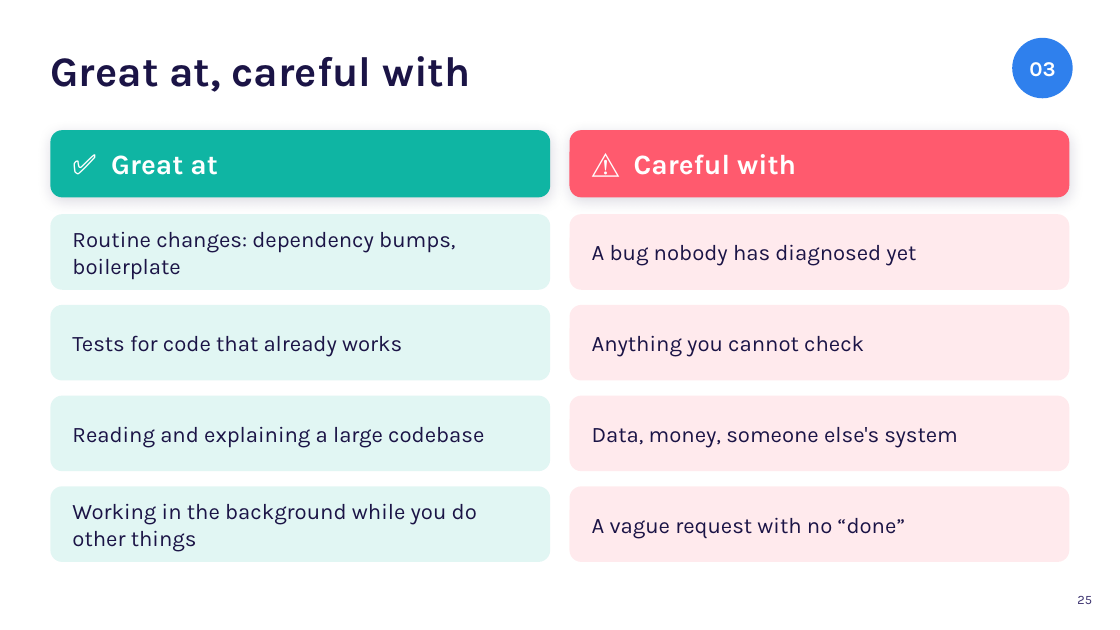
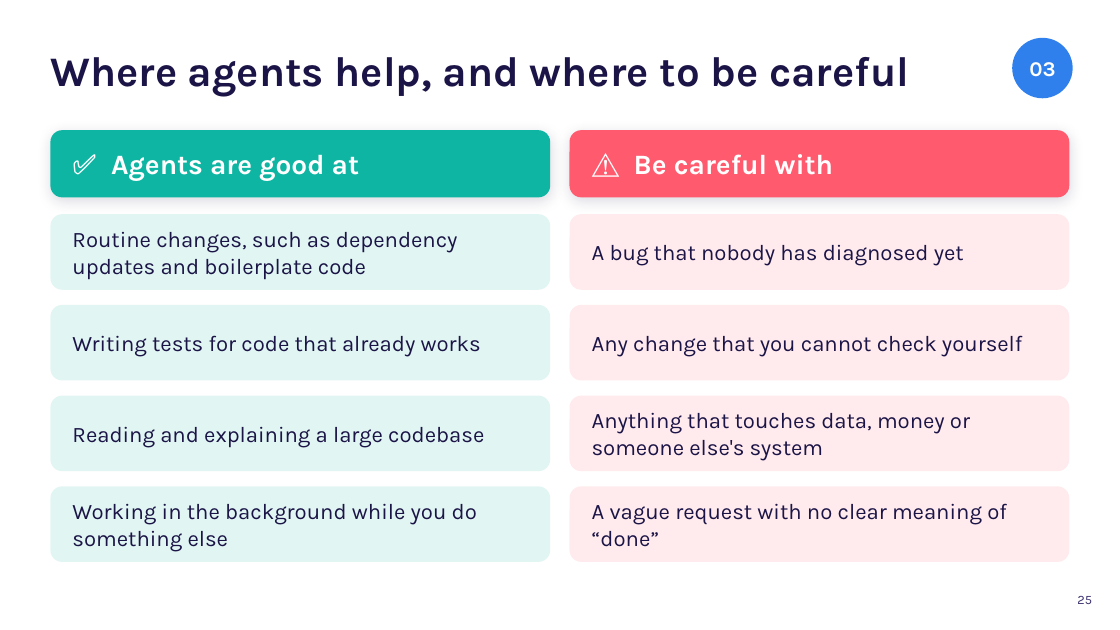
Before and after one commit to karoluciecha/ai-assisted-programming-module, a slide deck: slide 25 of lectures-and-labs/week06/agents-lecture.pptx. Drawn at 1120x630 pixels with LibreOffice and Linux fonts; fonts in the diff are those of the drawing. Boxes give left, top, right and bottom in pixels: in the first picture for what was removed or moved away, otherwise in the second. Text is boxed around its words. In the diff, an @@ line names an element or a change of style, - is before the commit and + after.

```diff
--- a/lectures-and-labs/week06/agents-lecture.pptx
+++ b/lectures-and-labs/week06/agents-lecture.pptx
@@ title at bbox=[50, 57, 909, 97]: text changed @@
-Great at, careful with
+Where agents help, and where to be careful
@@ text in rounded rectangle at bbox=[111, 154, 359, 181]: text changed @@
-✅ Great at
+✅ Agents are good at
@@ text in rounded rectangle at bbox=[634, 154, 833, 175]: text changed @@
-⚠️ Careful with
+⚠️ Be careful with
@@ text in rounded rectangle at bbox=[72, 232, 458, 280]: text changed @@
-Routine changes: dependency bumps, boilerplate
+Routine changes, such as dependency updates and boilerplate code
@@ text in rounded rectangle at bbox=[592, 245, 964, 266]: text changed @@
-A bug nobody has diagnosed yet
+A bug that nobody has diagnosed yet
@@ text in rounded rectangle at bbox=[72, 335, 481, 357]: text changed @@
-Tests for code that already works
+Writing tests for code that already works
@@ text in rounded rectangle at bbox=[592, 335, 1022, 357]: text changed @@
-Anything you cannot check
+Any change that you cannot check yourself
@@ text in rounded rectangle at bbox=[592, 413, 970, 461]: text changed @@
-Data, money, someone else's system
+Anything that touches data, money or someone else's system
@@ text in rounded rectangle at bbox=[72, 504, 477, 552]: text changed @@
-Working in the background while you do other things
+Working in the background while you do something else
@@ text in rounded rectangle at bbox=[592, 503, 1007, 547]: text changed @@
-A vague request with no “done”
+A vague request with no clear meaning of “done”
```
Also in this commit, not shown: 21 other slides changed, 3 slides removed, 1 other file.
